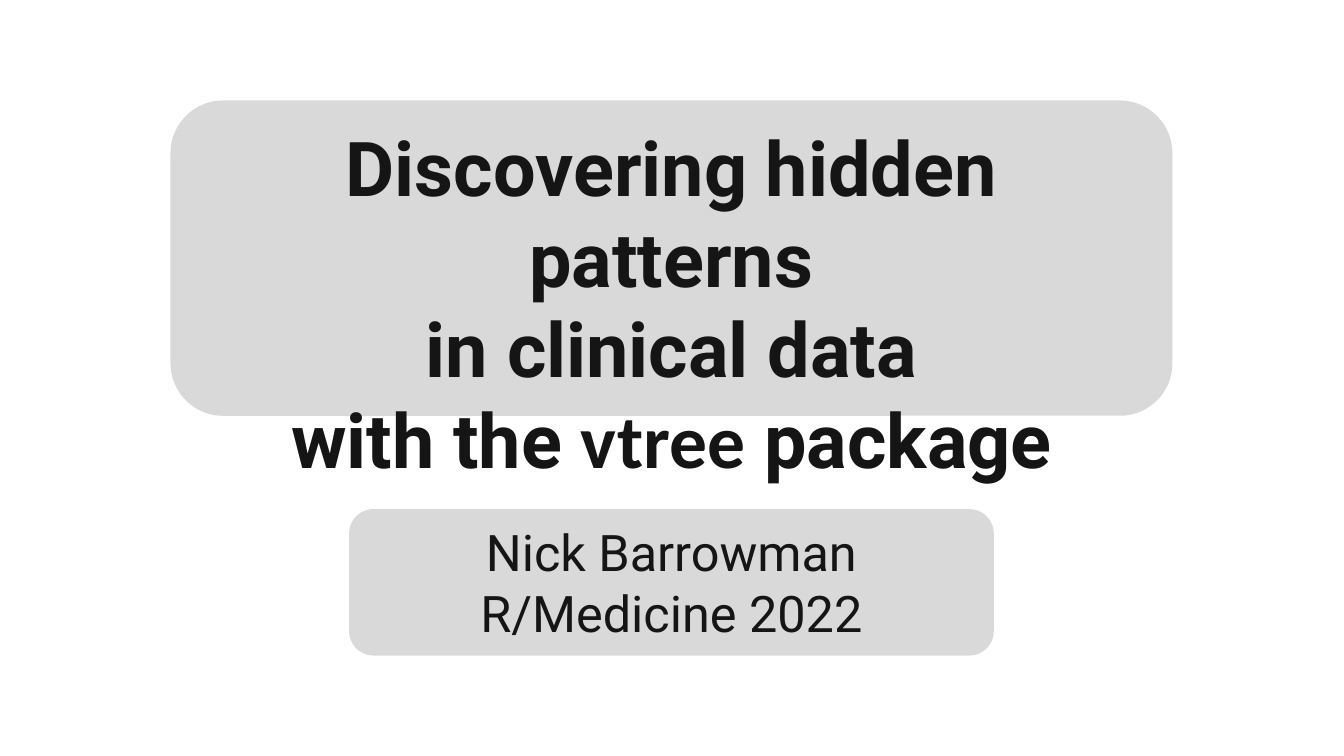
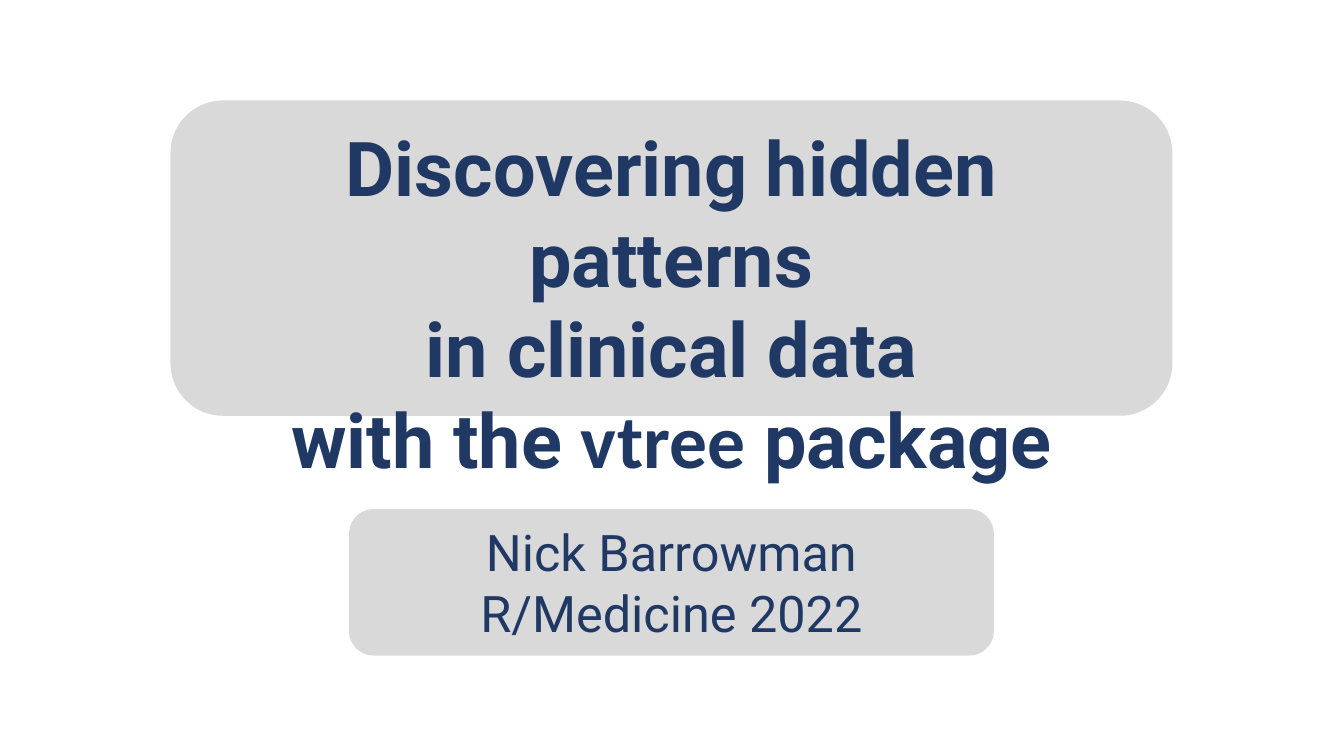
Before and after one commit to nbarrowman/vtreeRmedicine, a slide deck: slide 1 of Rmedicine_title_screen.pptx. Drawn at 1344x756 pixels with LibreOffice and Linux fonts; fonts in the diff are those of the drawing; background and template pictures are left out. Boxes give left, top, right and bottom in pixels: in the first picture for what was removed or moved away, otherwise in the second. Text is boxed around its words. In the diff, an @@ line names an element or a change of style, - is before the commit and + after.

```diff
--- a/Rmedicine_title_screen.pptx
+++ b/Rmedicine_title_screen.pptx
@@ rounded rectangle "Discovering hidden patterns" at [170,101,1173,416]: text colour #151515 to #203864, letter outline #385723 1 pt to none @@
@@ rounded rectangle "Nick Barrowman" at [349,509,994,655]: text colour #151515 to #203864, letter outline #385723 1 pt to none @@
```
Also in this commit, not shown: 4 other files.
